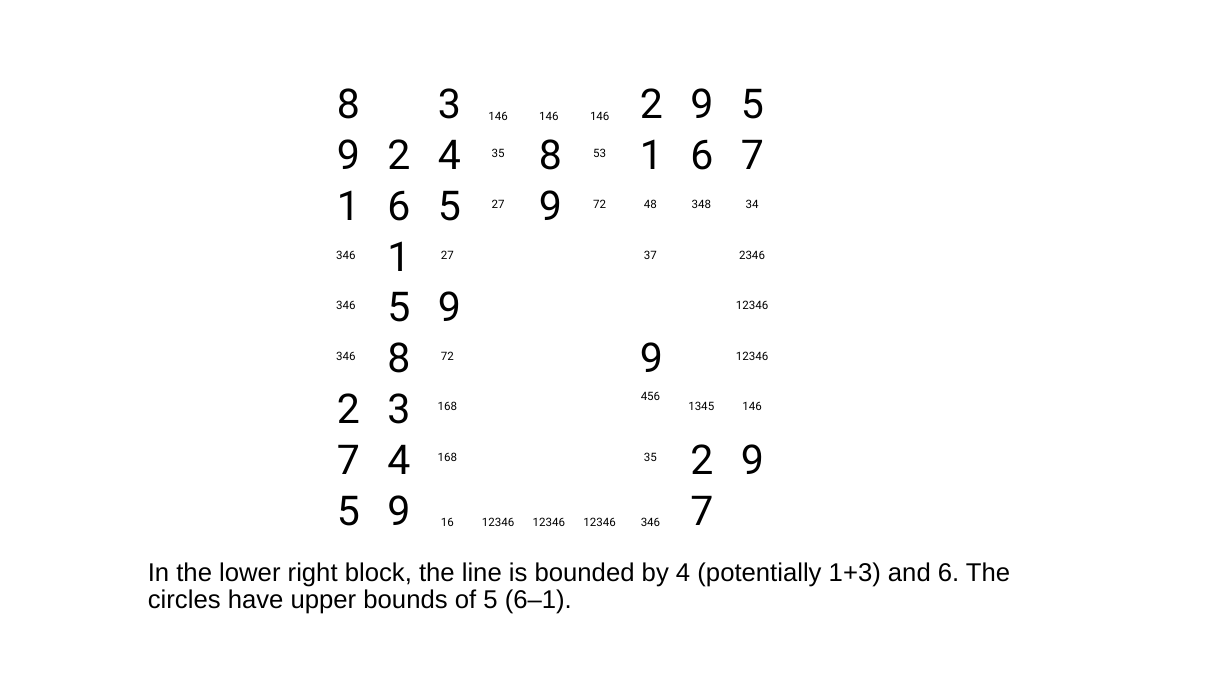
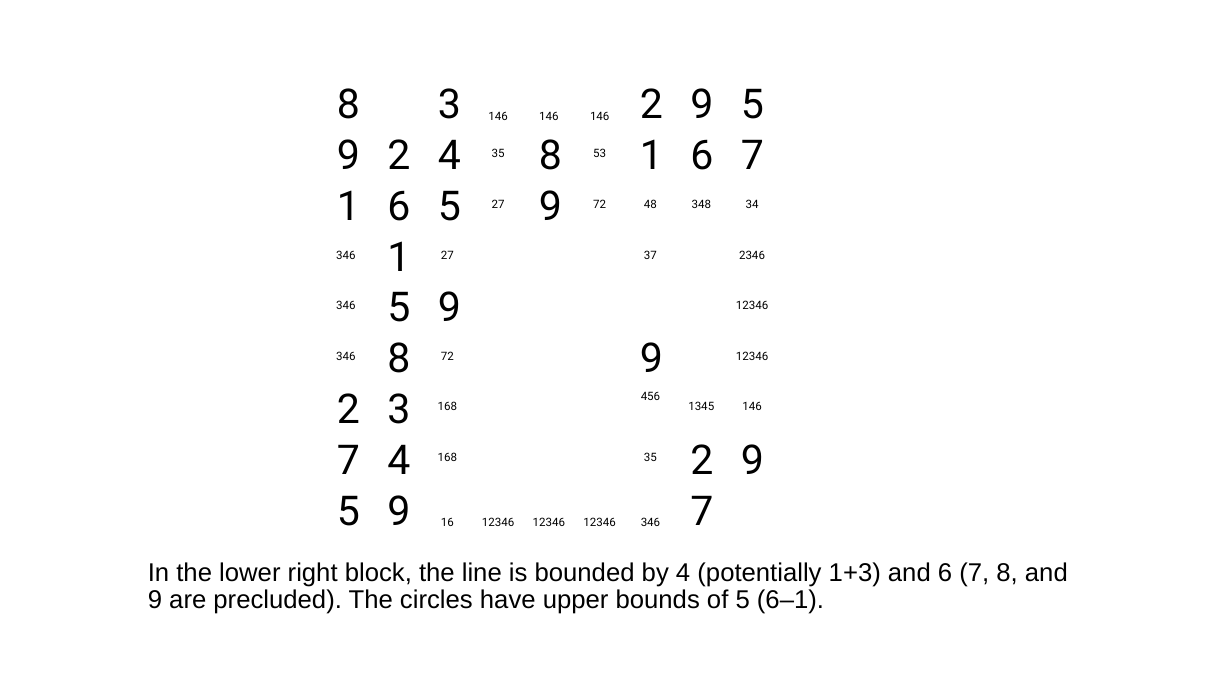
Before and after one commit to jhardis/WSJ_Number_Puzzles, a slide deck: slide 31 of 20260718_2.pptx (slide 39 before the commit). Drawn at 1232x693 pixels with LibreOffice and Linux fonts; fonts in the diff are those of the drawing; background and template pictures are left out. Boxes give left, top, right and bottom in pixels: in the first picture for what was removed or moved away, otherwise in the second. Text is boxed around its words. In the diff, an @@ line names an element or a change of style, - is before the commit and + after.

```diff
--- a/20260718_2.pptx
+++ b/20260718_2.pptx
@@ text at (148, 562, 1068, 614): text changed @@
-In the lower right block, the line is bounded by 4 (potentially 1+3) and 6. The circles have upper bounds of 5 (6–1).
+In the lower right block, the line is bounded by 4 (potentially 1+3) and 6 (7, 8, and 9 are precluded). The circles have upper bounds of 5 (6–1).
```
Also in this commit, not shown: 25 other slides changed, 9 slides removed.
